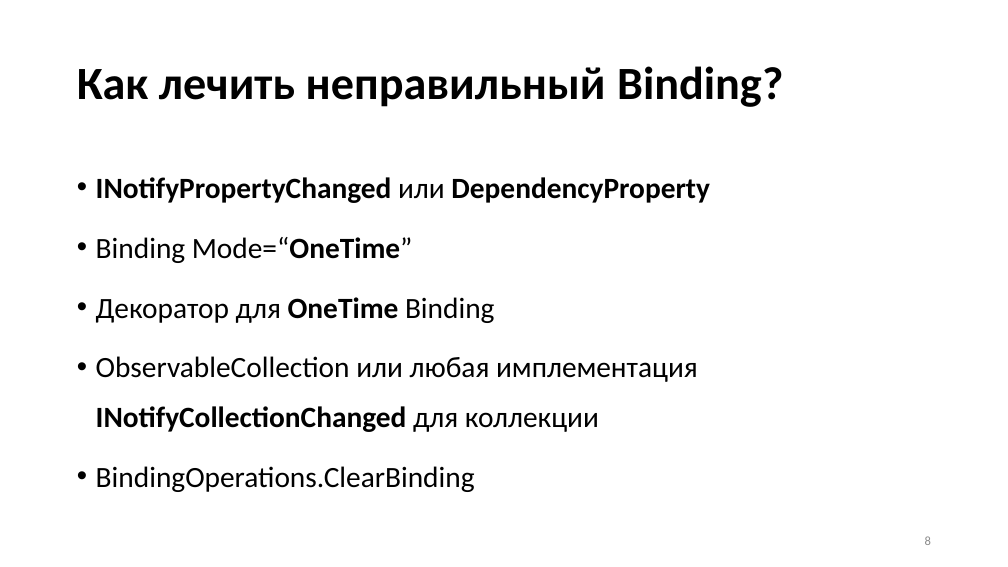
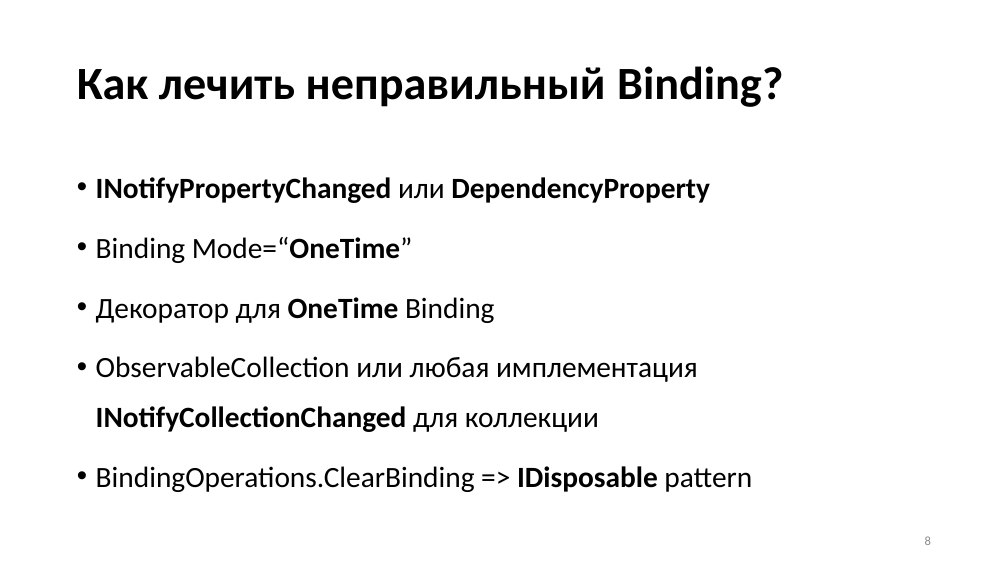
Before and after one commit to Talrandel/MemoryLeak, a slide deck: slide 8 of Утечки памяти.pptx. Drawn at 1008x567 pixels with LibreOffice and Linux fonts; fonts in the diff are those of the drawing. Boxes give left, top, right and bottom in pixels: in the first picture for what was removed or moved away, otherwise in the second. Text is boxed around its words. In the diff, an @@ line names an element or a change of style, - is before the commit and + after.

```diff
--- a/Утечки памяти.pptx
+++ b/Утечки памяти.pptx
@@ text at bbox=[96, 466, 752, 492]: text changed @@
-• BindingOperations.ClearBinding
+• BindingOperations.ClearBinding => IDisposable pattern
```
Also in this commit, not shown: 12 other slides changed, 2 slides added, 16 other files.
